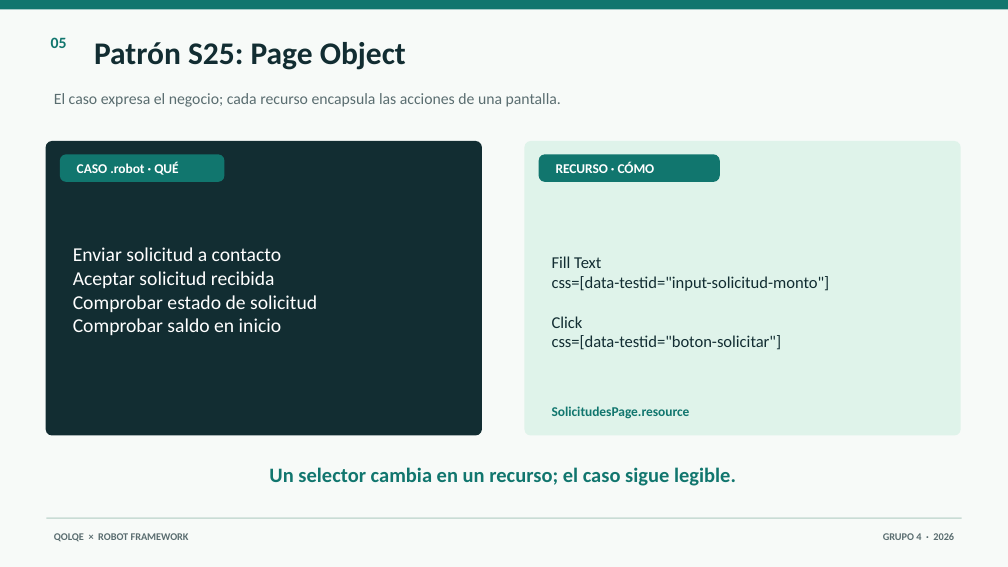
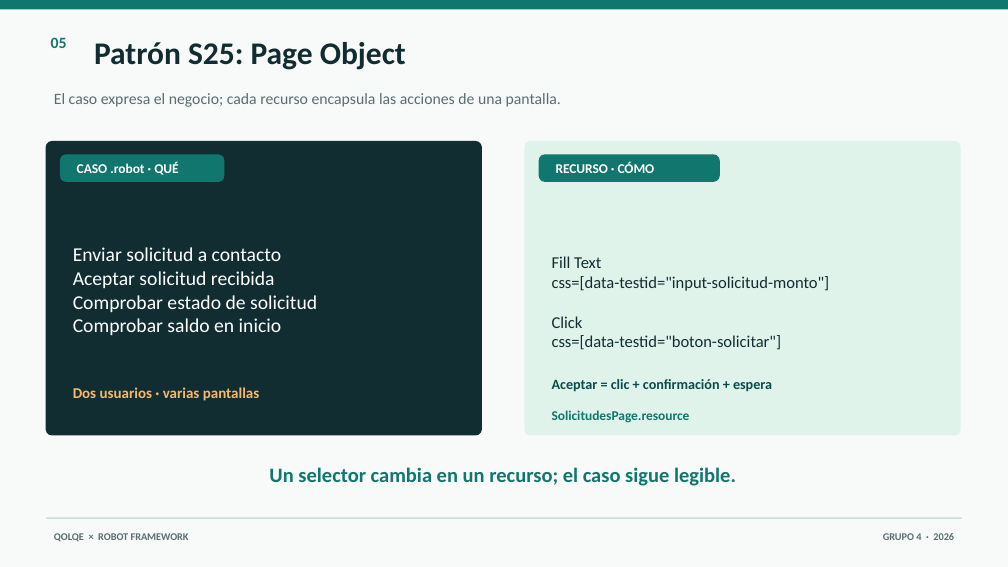
Before and after one commit to Joharjbe/qolqe-wallet, a slide deck: slide 5 of docs/Presentacion_Robot_Framework_G4_visual.pptx. Drawn at 1008x567 pixels with LibreOffice and Linux fonts; fonts in the diff are those of the drawing. Boxes give left, top, right and bottom in pixels: in the first picture for what was removed or moved away, otherwise in the second. Text is boxed around its words. In the diff, an @@ line names an element or a change of style, - is before the commit and + after.

Commit message:
Align visible slide text with presentation script

```diff
--- a/docs/Presentacion_Robot_Framework_G4_visual.pptx
+++ b/docs/Presentacion_Robot_Framework_G4_visual.pptx
@@ text added at box(73, 387, 259, 401), 14.2 pt, text #F5B96C, bold @@
+Dos usuarios · varias pantallas
@@ text added at box(552, 379, 772, 392), 13.5 pt, text #0A4C4E, bold @@
+Aceptar = clic + confirmación + espera
@@ text "SolicitudesPage.resource": place and size @@
-text "SolicitudesPage.resource" at box(552, 406, 690, 419)
+text "SolicitudesPage.resource" at box(552, 410, 690, 423)
```
Also in this commit, not shown: 9 other slides changed, 1 other file.
